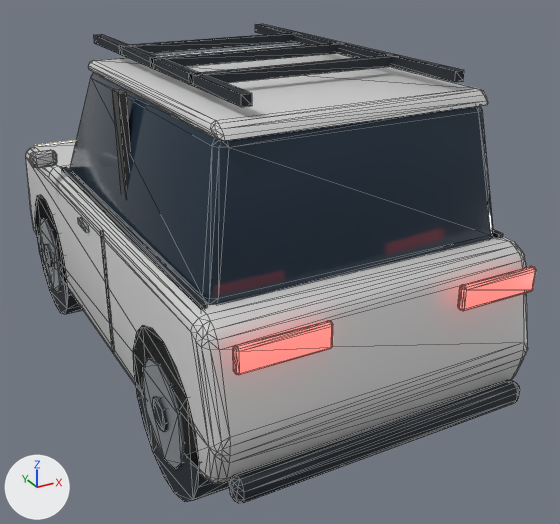
An edit to the glTF model game/models/car_2.glb, drawn before and after from the same camera.
One viewpoint serves both versions: a camera (50 mm lens) standing at (-1.93, -4.18, 1.98) and looking at (0.23, -0.24, 0.01). The lights are fixed; the arrows at lower left show +X, +Y and +Z. The picture after the commit comes second. Mesh edges are drawn as thin lines. Vertices at exactly the same position are counted once.

Script lines for the objects in view, before the commit:
```python
me_prism = bpy.data.meshes.new('prism')
me_prism.from_pydata(...)  # 1160 vertices, 2168 faces; spans x -1.04..1.04, y -1.78..1.9, z -0.65..1.35
# faces by material slot: [672, 108, 24, 924, 200, 24, 216]
me_prism.materials.append(mat_body)  # light grey #d0d0d0
me_prism.materials.append(mat_glass)  # dark blue #233648
me_prism.materials.append(mat_cabin)  # dark grey #444444
me_prism.materials.append(mat_dark)  # black #1b232b
me_prism.materials.append(mat_chrome)  # light grey #c9d1d8
me_prism.materials.append(mat_light)  # beige #fff0b8, glowing beige #fff0b8
me_prism.materials.append(mat_tail)  # red #e96963, glowing red #ff736d
ob_prism = bpy.data.objects.new('prism', me_prism)
ob_prism.location = (0.0, 0.0, 0.0)
```
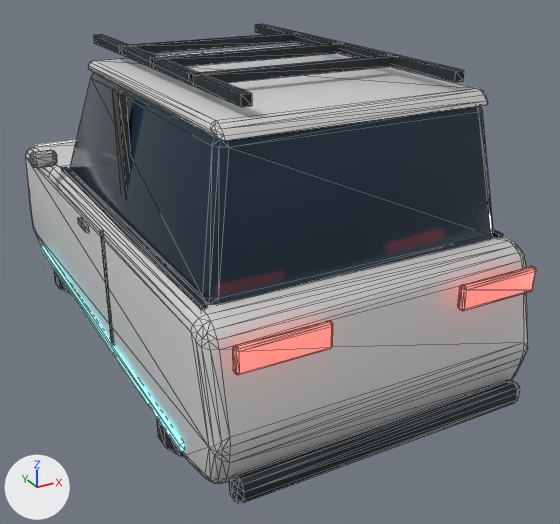
The newer file is also turned or shifted as a whole; pictures and numbers use the older file's frame.

The change, as a list of edits to the scene's bpy script:
```text
Add mat_jet:
    mat_jet = principled_material('Jet')
    mat_jet.base_color = (0.114, 0.896, 1.0)  # cyan #5ff3ff
    mat_jet.roughness = 0.3
    mat_jet.emission_color = (0.114, 0.896, 1.0)  # cyan #5ff3ff
    mat_jet.emission_strength = 3.0
Change me_prism:
    used by ob_prism; location = (0.0, 0.0, 0.0)
    remove me_prism.from_pydata(...)  # 1160 vertices, 2168 faces; spans x -1.04..1.04, y -1.78..1.9, z -0.65..1.35
    add me_prism.from_pydata(...)  # 1160 vertices, 2176 faces; spans x -1.04..1.04, y -1.78..1.9, z -0.47..1.35
    me_prism part 1: a new loose piece, an 18-sided cylinder along z spanning x -0.9..-0.3, y -1.35..-0.75, z -0.44..-0.32, in mat_dark (black #1b232b)
    me_prism part 2: a new loose piece, an 18-sided cylinder along z spanning x -0.9..-0.3, y 0.75..1.35, z -0.44..-0.32, in mat_dark (black #1b232b)
    me_prism part 3: a new loose piece, a box spanning x -0.917..-0.892, y -1.365..1.365, z -0.28..-0.24, in mat_jet (cyan #5ff3ff, glowing cyan #5ff3ff)
    me_prism part 4: 12 loose pieces with 304 vertices, spanning x -0.92..0.92, y -1.56..1.56, z -0.65..0.21, are deleted
    other edits to the shape of me_prism do not show in these pictures
    add me_prism.materials.append(mat_jet)  # cyan #5ff3ff, glowing cyan #5ff3ff
```

What differs and where, as boxes (x1, y1, x2, y2) in the pictures (560 x 524 px):
part 1 of me_prism, added: after (157, 419, 185, 458)
part 2 of me_prism, added (mostly hidden): after (54, 271, 70, 293)
part 3 of me_prism, added: after (41, 246, 183, 451)
part 4 of me_prism, deleted: before (35, 195, 230, 502)
